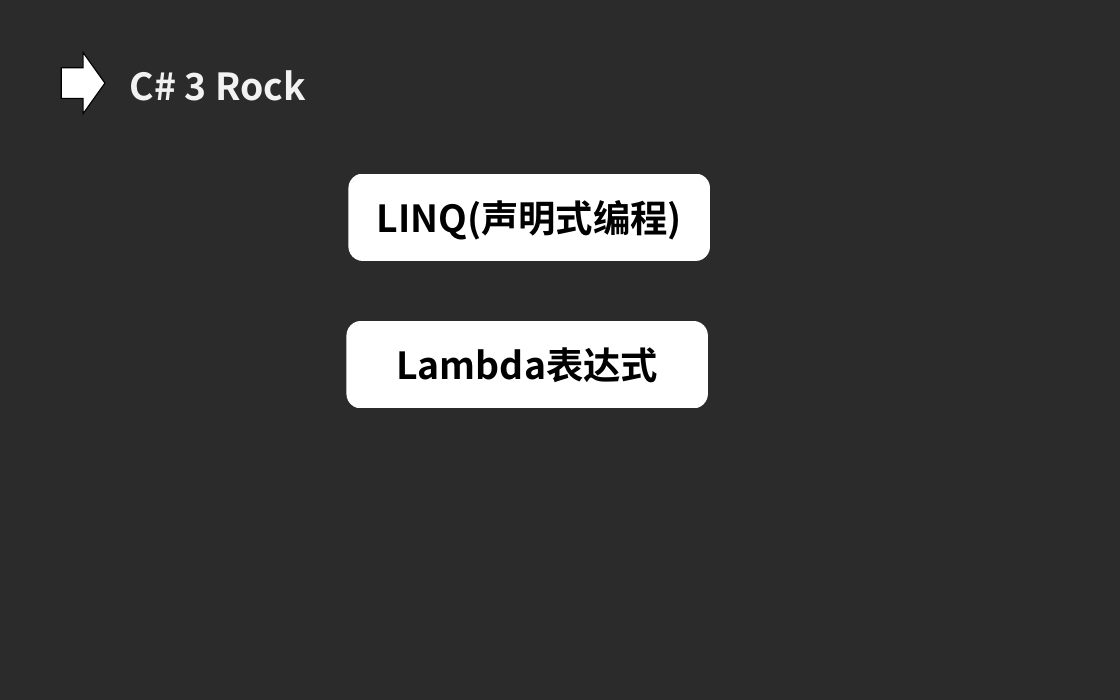
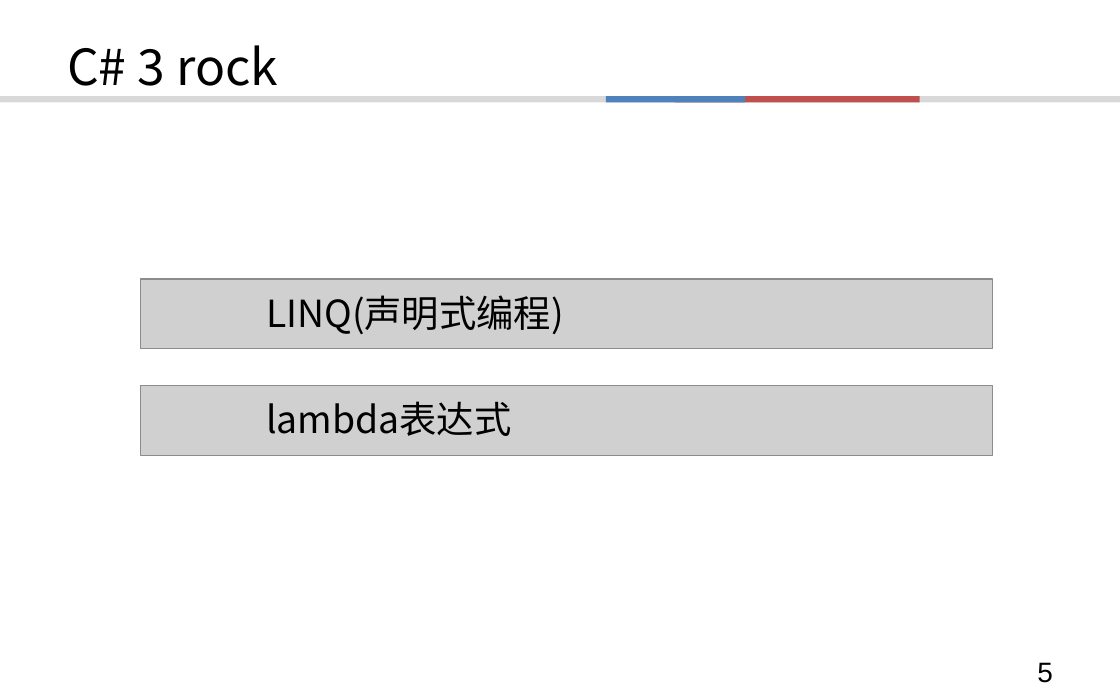
Before and after one commit to TerabyteX/lecture, a slide deck: slide 5 of C#/CsharpEvolution.ppt (slide 6 before the commit). Drawn at 1120x700 pixels with LibreOffice and Linux fonts; fonts in the diff are those of the drawing; grey boxes stand for pictures; background and template pictures are left out; a plain dark background stands for a picture behind light text. Boxes give left, top, right and bottom in pixels: in the first picture for what was removed or moved away, otherwise in the second. Text is boxed around its words. In the diff, an @@ line names an element or a change of style, - is before the commit and + after.

```diff
--- a/C#/CsharpEvolution.ppt
+++ b/C#/CsharpEvolution.ppt
@@ background picture (left out) to #FFFFFF @@
@@ title "C# 3 rock" at bbox=[67, 45, 279, 86]: vertical alignment top to middle @@
@@ right arrow removed at bbox=[62, 53, 105, 114] @@
@@ title at bbox=[67, 45, 279, 86]: text changed; size 24 to 32 pt; text colour #F2F2F2 to #000000; bold off @@
-C# 3 Rock
+C# 3 rock
@@ rectangle added at bbox=[0, 96, 1120, 103], fill #D8D8D8 @@
@@ rectangle added at bbox=[606, 96, 745, 103], fill #4F81BD @@
@@ rectangle added at bbox=[674, 96, 920, 103], fill #C0504D @@
@@ picture added at bbox=[140, 279, 992, 348] @@
@@ text "LINQ(声明式编程)": place and size @@
-text "LINQ(声明式编程)" at bbox=[348, 174, 710, 261]
+text "LINQ(声明式编程)" at bbox=[266, 295, 564, 334]
@@ text "LINQ(声明式编程)" at bbox=[266, 295, 564, 334]: bold off; alignment centre to left; more space between paragraphs; vertical alignment middle to top; fill #FFFFFF to none @@
@@ picture added at bbox=[140, 385, 992, 456] @@
@@ text "lambda表达式": place and size @@
-text "lambda表达式" at bbox=[346, 321, 708, 409]
+text "lambda表达式" at bbox=[266, 401, 511, 436]
@@ text "lambda表达式" at bbox=[266, 401, 511, 436]: vertical alignment middle to top; fill #FFFFFF to none @@
@@ text at bbox=[266, 401, 511, 436]: text changed; bold off @@
-Lambda表达式
+lambda表达式
@@ page number added at bbox=[1037, 662, 1053, 683], 18 pt, text #000000 @@
+5
```
Also in this commit, not shown: 47 other slides changed, 37 slides added, 7 slides removed.
